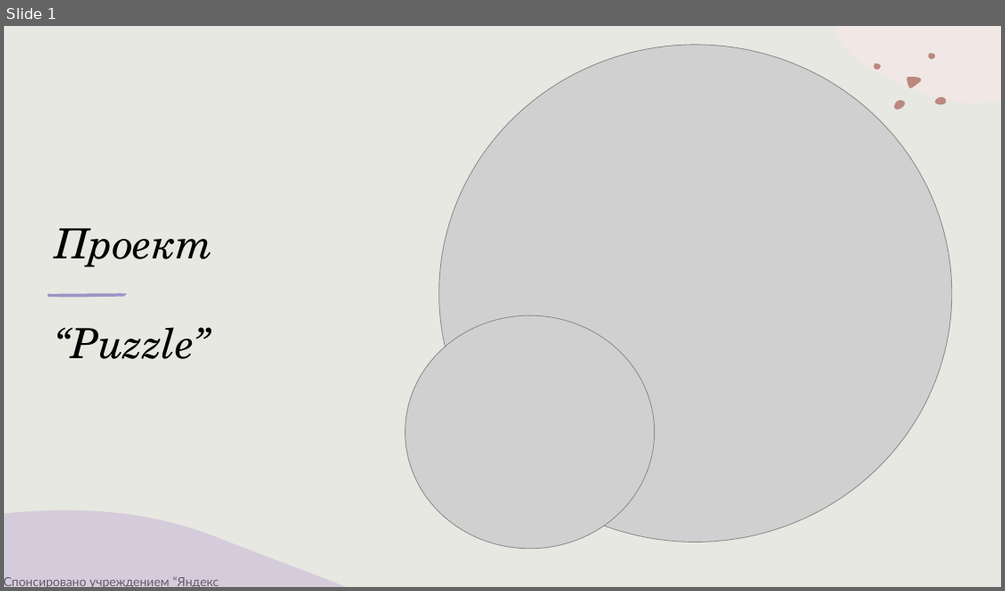
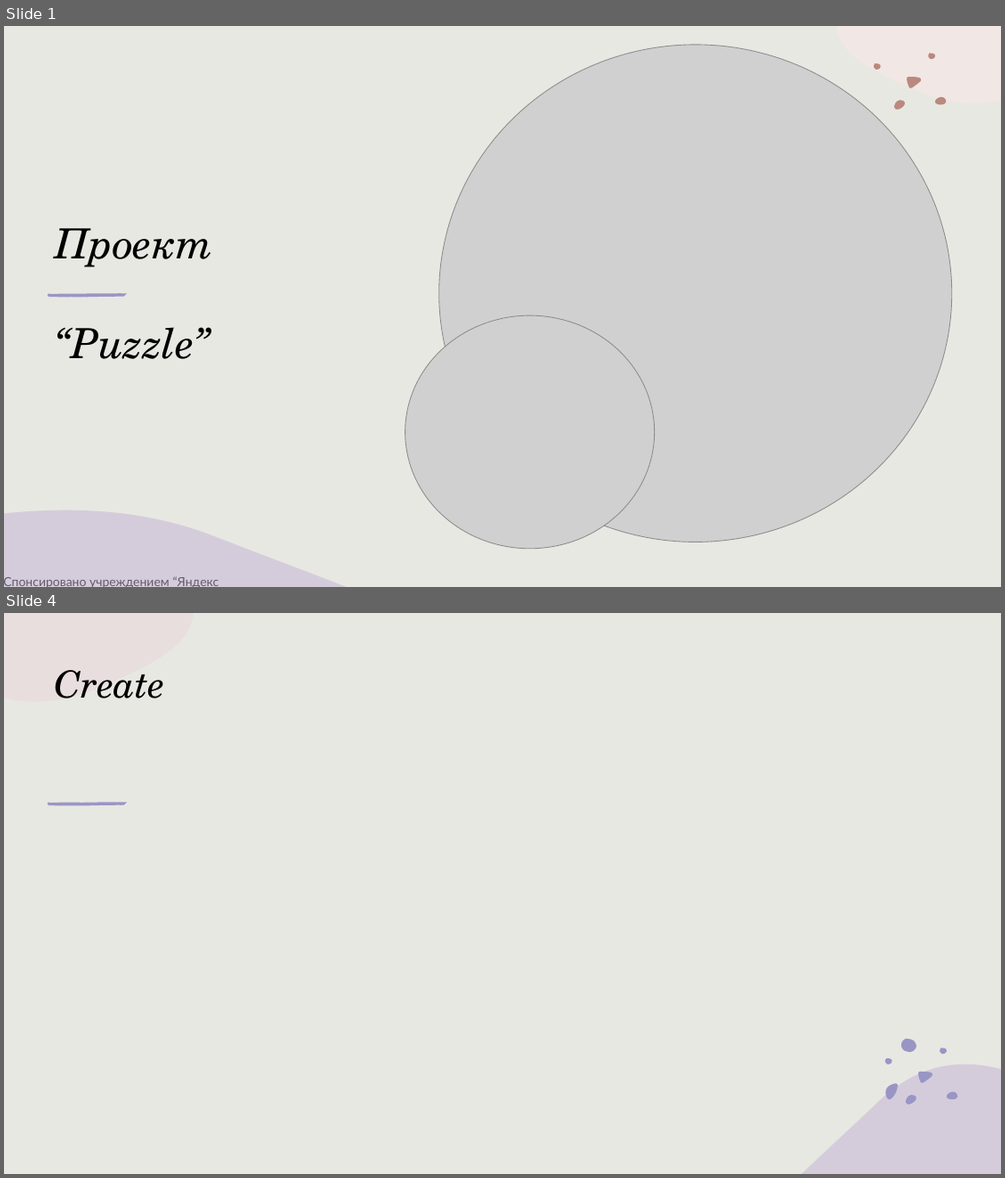
Before and after one commit to OP2RA/My_QT_project-, a slide deck: Проект_Паззл.pptx. Shown one above the other, each under a label of ours: slide 1 before the commit, slides 1 and 4 after it; the slides between them are not shown. The pictures are 1005x591 and 1005x1178 pixels, drawn with LibreOffice and Linux fonts; fonts in the diff are those of the drawing; grey boxes stand for pictures. Boxes give left, top, right and bottom in pixels: in the first picture for what was removed or moved away, otherwise in the second. Text is boxed around its words. In the diff, an @@ line names an element or a change of style, - is before the commit and + after.

```diff
--- a/Проект_Паззл.pptx
+++ b/Проект_Паззл.pptx
@@ slide 4 added at <box>4,613,1001,1174</box>, background #E8E8E2; not listed: 2 template elements that a slide beside it also shows @@
@@ title added at <box>55,670,165,698</box>, 36 pt, text #000000, italic @@
+Create
@@ group added at <box>48,803,127,806</box>: 5 freeform shapes @@
@@ group added at <box>885,1038,958,1104</box>: 7 freeform shapes @@
```
Also in this commit, not shown: 2 other slides added.
